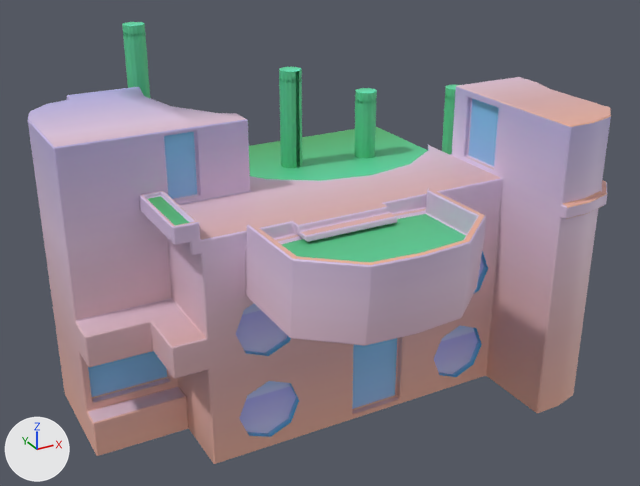
Renders of the glTF model assets/3d/buildings/building_01/SM_PrototypeBuilding_01.glb from each side of a commit.
Both versions are drawn from a 50 mm lens placed at (-11.87, -20.64, 14.92), pointed at (-0.74, -0.42, 4.81). The axes (+X, +Y, +Z) are drawn at lower left. The lights are the same throughout. Vertices at the same position are counted once.

Objects in the first picture: 'SM_Building_01'.
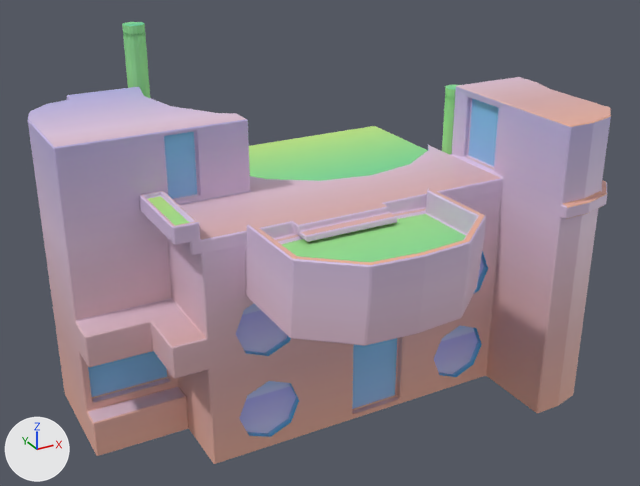
Location of each change, [x1, y1, x2, y2] in pixels of the pictures (640 x 486 px):
part 1 of me_cube_001, deleted (green)
    before: [279, 67, 302, 168]
part 2 of me_cube_001, deleted (green)
    before: [354, 88, 377, 158]
part 3 of me_cube_001, surface changed
    both: [122, 22, 466, 262]

What changed in the scene script:
```text
Change me_cube_001:
    used by ob_sm_building_01; location = (0.0, 0.0, 0.0)
    remove me_cube_001.from_pydata(...)  # 2250 vertices, 4422 faces; spans x -7.69..6.61, y -6.19..5.49, z 0.02..10.35
    add me_cube_001.from_pydata(...)  # 1786 vertices, 3558 faces; spans x -7.69..6.61, y -6.19..5.49, z 0.02..10.35
    me_cube_001 part 1: the loose piece of 240 vertices spanning x -0.71..-0.06, y 1.66..2.31, z 6.31..9.25 is deleted
    me_cube_001 part 2: the loose piece of 224 vertices spanning x 1.7..2.34, y 1.41..2.06, z 6.12..8.39 is deleted
    me_cube_001 part 3: 1207 kept faces spanning x -5.59..4.67, y -5.96..5.49, z 0.02..10.35 get new texture (UV) coordinates
```
